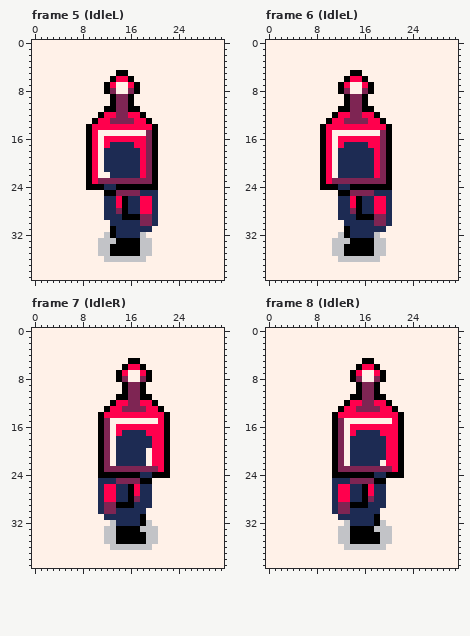
One commit to this pixel-art file: Assets/_Project/Resources/Sprites/Players/Skoobert.aseprite. Above: the version before the commit.
32x40 pixels, 45 frames. Shown: frame 5 (IdleL), frame 6 (IdleL), frame 7 (IdleR), frame 8 (IdleR). The commit also changed other frames, which this record leaves out.
And afterwards:
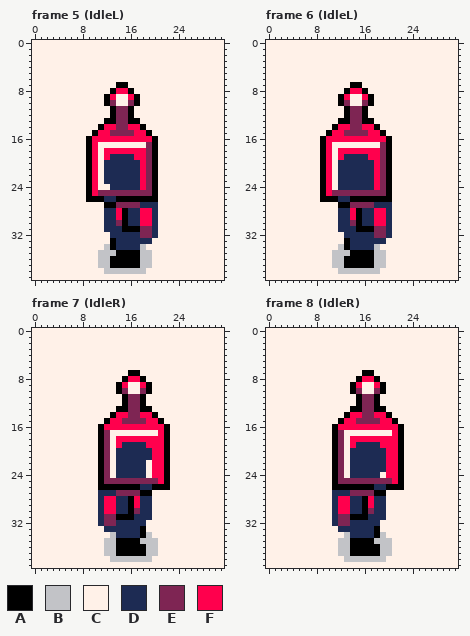
Palette (. is transparent): A #000000  B #c2c3c7  C #fff1e8  D #1d2b53  E #7e2553  F #ff004d
Changes in this commit:
Frame 5 (IdleL), layers "FG_PROP", "PLAYER", "BG":
y 5: x 14..15 AA -> CC
y 6: x 13..16 AFFA -> CCCC
y 7: x 12..17 AFCCFA -> CCAACC
y 8: x 12..17 AECCEA -> CAFFAC
y 9: x 12..17 CAEEAC -> AFCCFA
y 10: x 12..17 CAEEAC -> AECCEA
y 11: x 12 A -> C; x 17 A -> C
y 12: x 11..13 AFF -> CCA; x 16..18 FFA -> ACC
y 13: x 10..13 AFFE -> CCAA; x 16..19 EFFA -> AACC
y 14: x 9..11 AFF -> CCA; x 14..15 FF -> EE; x 18..20 FFA -> ACC
y 15: x 9..20 AFCCCCCCCCEA -> CAFFEEEEFFAC
y 16: x 11 C -> F; x 19 E -> F
y 17: x 12..18 FDDDDFF -> CCCCCCC
y 18: x 12..17 DDDDDD -> FFFFFF
y 19: x 12 D -> F; x 17 D -> F
y 22: x 12 C -> D
y 23: x 11..18 EEEEEEEE -> CDDDDDDF
y 24: x 10..12 AAD -> FCC; x 14..19 AAAAAA -> DDDDFE
y 25: x 9..13 CCCAA -> AFEEE; x 18..20 DDD -> EEA
y 26: x 9..11 CCC -> AAA; x 14 F -> A; x 16..20 DDFFD -> AAAAA
y 27: x 12..19 DDFADDFF -> AAEEEEDD
y 28: x 14 E -> F
y 29: x 14 D -> F; x 16..19 AAEE -> DDFF
y 30: x 12 C -> D; x 14..15 DD -> EA; x 18..19 EE -> FF
y 31: x 12..13 CA -> DD; x 15..20 DDDDDC -> AAAEED
y 32: x 12..13 BA -> CD; x 18..20 BCC -> EED
y 33: x 11..19 BBBAAAABB -> CCADDDDDD
y 34: x 11 B -> C; x 14..17 AAAA -> DDDD; x 19 B -> C
y 35: x 13 A -> B
y 36: x 11 C -> B; x 13..17 BBBBB -> AAAAA; x 19 C -> B
y 37: x 11..19 CCCCCCCCC -> BBAAAAABB
y 38: x 12..18 CCCCCCC -> BBBBBBB
Frame 6 (IdleL), layers "FG_PROP", "PLAYER", "BG":
y 5: x 14..15 AA -> CC
y 6: x 13..16 AFFA -> CCCC
y 7: x 12..17 AFCCFA -> CCAACC
y 8: x 12..17 AECCEA -> CAFFAC
y 9: x 12..17 CAEEAC -> AFCCFA
y 10: x 12..17 CAEEAC -> AECCEA
y 11: x 12 A -> C; x 17 A -> C
y 12: x 11..13 AFF -> CCA; x 16..18 FFA -> ACC
y 13: x 10..13 AFFE -> CCAA; x 16..19 EFFA -> AACC
y 14: x 9..11 AFF -> CCA; x 14..15 FF -> EE; x 18..20 FFA -> ACC
y 15: x 9..20 AFCCCCCCCCEA -> CAFFEEEEFFAC
y 16: x 11 C -> F; x 19 E -> F
y 17: x 12..18 FDDDDFF -> CCCCCCC
y 18: x 12..17 DDDDDD -> FFFFFF
y 19: x 12 D -> F; x 17 D -> F
y 23: x 11..18 EEEEEEEE -> CDDDDDDF
y 24: x 10..11 AA -> FC; x 14..19 AAAAAA -> DDDDFE
y 25: x 9..13 CCCAA -> AFEEE; x 18..20 DDD -> EEA
y 26: x 9..11 CCC -> AAA; x 14 F -> A; x 16..20 DDFFD -> AAAAA
y 27: x 12..19 DDFADDFF -> AAEEEEDD
y 28: x 14 E -> F
y 29: x 14 D -> F; x 16..19 AAEE -> DDFF
y 30: x 12 C -> D; x 14..15 DD -> EA; x 18..19 EE -> FF
y 31: x 12..13 CA -> DD; x 15..20 DDDDDC -> AAAEED
y 32: x 12..13 BA -> CD; x 18..20 BCC -> EED
y 33: x 11..19 BBBAAAABB -> CCADDDDDD
y 34: x 11 B -> C; x 14..17 AAAA -> DDDD; x 19 B -> C
y 35: x 13 A -> B
y 36: x 11 C -> B; x 13..17 BBBBB -> AAAAA; x 19 C -> B
y 37: x 11..19 CCCCCCCCC -> BBAAAAABB
y 38: x 12..18 CCCCCCC -> BBBBBBB
Frame 7 (IdleR), layers "FG_PROP", "PLAYER", "BG":
y 5: x 16..17 AA -> CC
y 6: x 15..18 AFFA -> CCCC
y 7: x 14..19 AFCCFA -> CCAACC
y 8: x 14..19 AECCEA -> CAFFAC
y 9: x 14..19 CAEEAC -> AFCCFA
y 10: x 14..19 CAEEAC -> AECCEA
y 11: x 14 A -> C; x 19 A -> C
y 12: x 13..15 AFF -> CCA; x 18..20 FFA -> ACC
y 13: x 12..15 AFFE -> CCAA; x 18..21 EFFA -> AACC
y 14: x 11..13 AFF -> CCA; x 16..17 FF -> EE; x 20..22 FFA -> ACC
y 15: x 11..22 AECCCCCCCCFA -> CAFFEEEEFFAC
y 16: x 12..13 EC -> FF
y 17: x 14..20 FDDDDFF -> CCCCCCC
y 18: x 14..19 DDDDDD -> FFFFFF
y 19: x 14 D -> F; x 19 D -> F
y 20..21: x 19 C -> D
y 23: x 13..20 EEEEEEEE -> CDDDDDCF
y 24: x 12..17 AAAAAA -> ECDDDD; x 19..21 DAA -> CFF
y 25: x 11..13 DDD -> AEE; x 18..22 AACCC -> EEEFA
y 26: x 11..15 DFFDD -> AAAAA; x 17 F -> A; x 20..22 CCC -> AAA
y 27: x 12..19 FFDDAFDD -> DDEEEEAA
y 28: x 17 E -> F
y 29: x 12..15 EEAA -> FFDD; x 17 D -> F
y 30: x 12..13 EE -> FF; x 16..17 DD -> AE; x 19 C -> D
y 31: x 11..16 CDDDDD -> DEEAAA; x 18..19 AC -> DD
y 32: x 11..13 CCB -> DEE; x 18..19 AB -> DC
y 33: x 12..20 BBAAAABBB -> DDDDDDACC
y 34: x 12 B -> C; x 14..17 AAAA -> DDDD; x 20 B -> C
y 35: x 18 A -> B
y 36: x 12 C -> B; x 14..18 BBBBB -> AAAAA; x 20 C -> B
y 37: x 12..20 CCCCCCCCC -> BBAAAAABB
y 38: x 13..19 CCCCCCC -> BBBBBBB
Frame 8 (IdleR), layers "FG_PROP", "PLAYER", "BG":
y 5: x 16..17 AA -> CC
y 6: x 15..18 AFFA -> CCCC
y 7: x 14..19 AFCCFA -> CCAACC
y 8: x 14..19 AECCEA -> CAFFAC
y 9: x 14..19 CAEEAC -> AFCCFA
y 10: x 14..19 CAEEAC -> AECCEA
y 11: x 14 A -> C; x 19 A -> C
y 12: x 13..15 AFF -> CCA; x 18..20 FFA -> ACC
y 13: x 12..15 AFFE -> CCAA; x 18..21 EFFA -> AACC
y 14: x 11..13 AFF -> CCA; x 16..17 FF -> EE; x 20..22 FFA -> ACC
y 15: x 11..22 AECCCCCCCCFA -> CAFFEEEEFFAC
y 16: x 12..13 EC -> FF
y 17: x 14..20 FDDDDFF -> CCCCCCC
y 18: x 14..19 DDDDDD -> FFFFFF
y 19: x 14 D -> F; x 19 D -> F
y 22: x 19 C -> D
y 23: x 13..20 EEEEEEEE -> CDDDDDDF
y 24: x 12..17 AAAAAA -> ECDDDD; x 19..21 DAA -> CFF
y 25: x 11..13 DDD -> AEE; x 18..22 AACCC -> EEEFA
y 26: x 11..15 DFFDD -> AAAAA; x 17 F -> A; x 20..22 CCC -> AAA
y 27: x 12..19 FFDDAFDD -> DDEEEEAA
y 28: x 17 E -> F
y 29: x 12..15 EEAA -> FFDD; x 17 D -> F
y 30: x 12..13 EE -> FF; x 16..17 DD -> AE; x 19 C -> D
y 31: x 11..16 CDDDDD -> DEEAAA; x 18..19 AC -> DD
y 32: x 11..13 CCB -> DEE; x 18..19 AB -> DC
y 33: x 12..20 BBAAAABBB -> DDDDDDACC
y 34: x 12 B -> C; x 14..17 AAAA -> DDDD; x 20 B -> C
y 35: x 18 A -> B
y 36: x 12 C -> B; x 14..18 BBBBB -> AAAAA; x 20 C -> B
y 37: x 12..20 CCCCCCCCC -> BBAAAAABB
y 38: x 13..19 CCCCCCC -> BBBBBBB
Changed places in both pictures, as pixel boxes (x1, y1, x2, y2):
changed: (86, 70, 158, 274)
changed: (320, 70, 392, 274)
changed: (98, 358, 170, 562)
changed: (332, 358, 404, 562)
